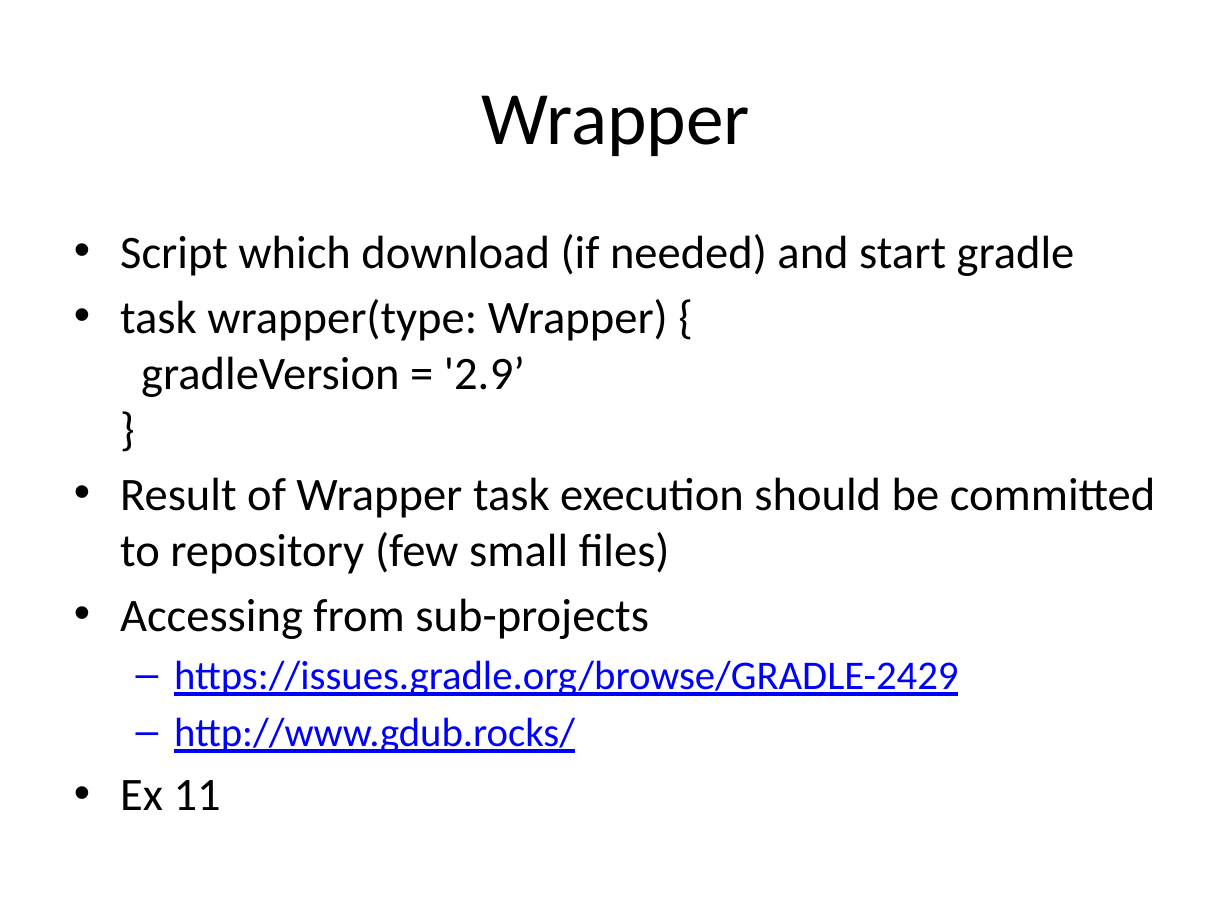
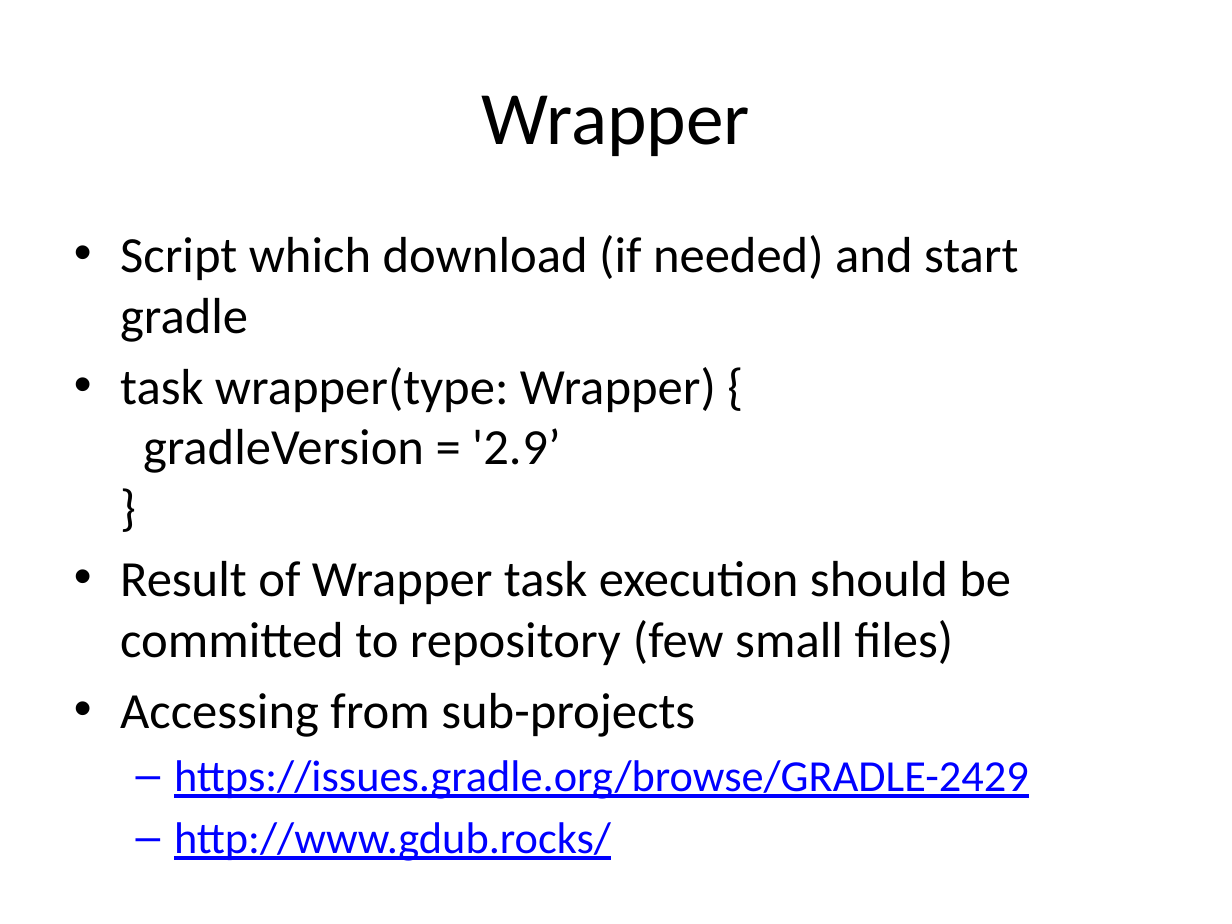
Before and after one commit to alaczynski/gradle-intoducion, a slide deck: slide 28 of Introduction to Gradle.pptx. Drawn at 1232x924 pixels with LibreOffice and Linux fonts; fonts in the diff are those of the drawing. Boxes give left, top, right and bottom in pixels: in the first picture for what was removed or moved away, otherwise in the second. Text is boxed around its words. In the diff, an @@ line names an element or a change of style, - is before the commit and + after.

```diff
--- a/Introduction to Gradle.pptx
+++ b/Introduction to Gradle.pptx
@@ text "Script which download (if needed) ..." at <box>120,235,1029,799</box>: size 27.2 to 29.6 pt in "Script which download (if needed) and start ...", "task wrapper(type: Wrapper) { gradleVersion = '2.9’ ...", "Result of Wrapper task execution should be ...", "Accessing from sub-projects"; size 23.8 to 25.9 pt in "https://issues.gradle.org/browse/GRADLE-2429", "http://www.gdub.rocks/" @@
@@ text at <box>120,780,221,810</box>: paragraph removed @@
-• Ex 11
```
Also in this commit, not shown: 2 other slides changed, 1 other file.
